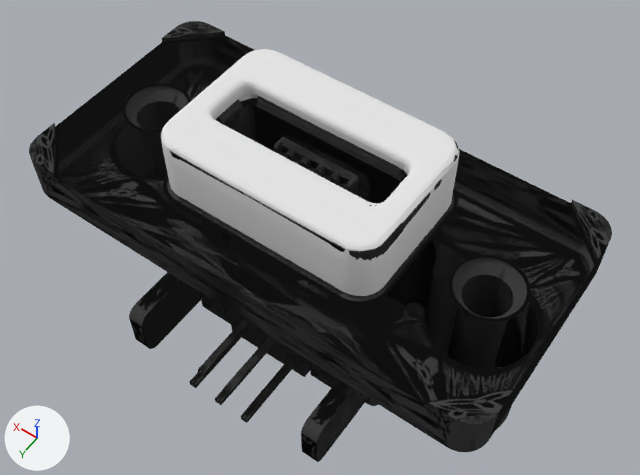
What one commit did to the Blender file USB-C Panel Mount Rugged Mini.blend.
One viewpoint serves both versions: a 50 mm lens placed at (-1.281, 1.729, 2.467), pointed at (-0.05, 0.005, -0.242). Every picture has the same lights, and +X, +Y and +Z are marked at lower left.

Names of what the first picture shows: 'Plane.001', 'USB-C Body'.
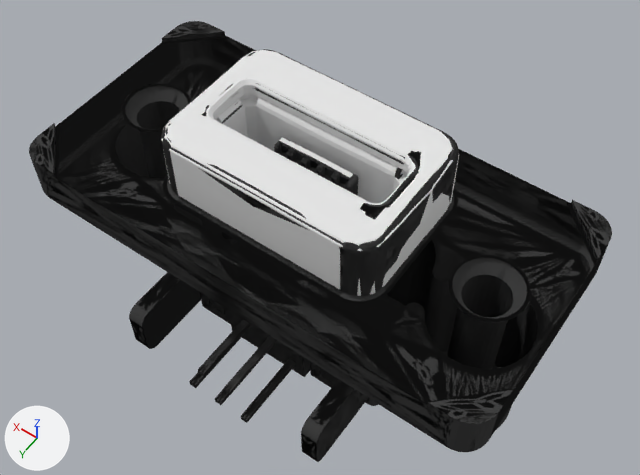
Patch to the scene script:
```diff
--- a/USB-C Panel Mount Rugged Mini.blend.py
+++ b/USB-C Panel Mount Rugged Mini.blend.py
@@ me_plane_001 @@
 # used by ob_plane_001; location = (0.007, -0.31, 0.165); rotation_euler = (1.571, 0.0, 0.0), in degrees (90, 0, 0); scale = (0.0983, 0.0983, 0.0983)
-me_plane_001.from_pydata(...)  # 122 vertices, 99 faces; spans x 0.0..4.65, y -1.66..1.06, z -6.31..0.02
+me_plane_001.from_pydata(...)  # 294 vertices, 256 faces; spans x 0.0..4.65, y -3.14..1.06, z -6.31..0.02
+# me_plane_001 part 1
+# 13 vertices are removed from x 3.14..3.84, y 0.09..0.53, z -4.26..-1.82
+# 46 faces are deleted
+# 54 vertices move from x 0.0..4.6, y -1.52..1.06, z -6.31..-0.2 to x 0.0..4.59, y -1.5..1.06, z -6.31..-0.2
+# 178 vertices are added at x 0.0..4.64, y -3.14..1.06, z -6.31..0.02
+# 7 new vertices lie (0.0, 2.86, 0.0) away from vertices in x 2.6..3.45, y -3.13, z -3.82..-2.2
+# 203 new faces join them
 me_plane_001.materials.append(mat_material_001)
@@ ob_plane_001 @@
 _m = ob_plane_001.modifiers.new('Mirror', 'MIRROR')
 _m.use_clip = True
-_m = ob_plane_001.modifiers.new('Subsurf', 'SUBSURF')
-_m.subdivision_type = 'SIMPLE'
-_m.levels = 2
 _m = ob_plane_001.modifiers.new('Shrinkwrap', 'SHRINKWRAP')
```

Pixel boxes [x1, y1, x2, y2] of what changed, in the pictures (640 x 475 px):
'Plane.001', reshaped, modifiers changed
    before: [161, 49, 459, 296]
    after: [161, 50, 459, 296]
